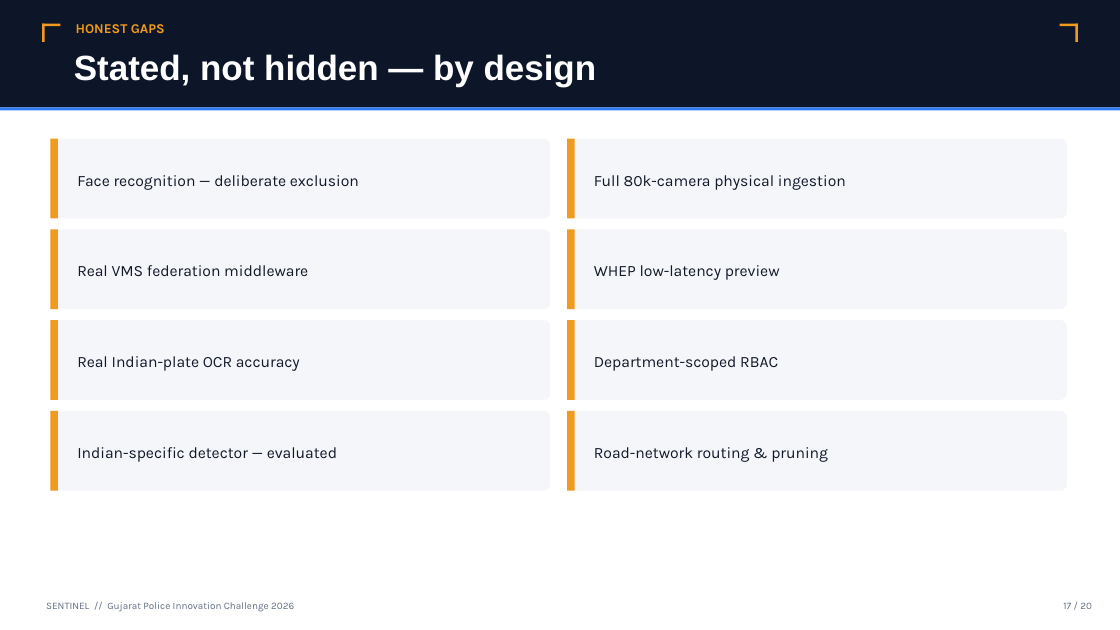
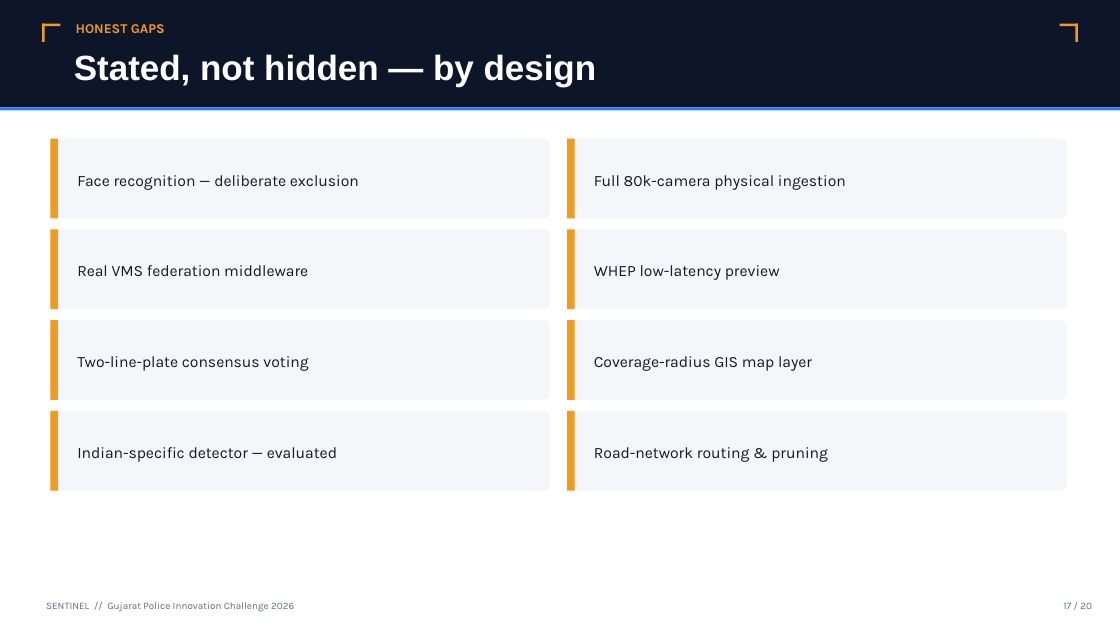
Before and after one commit to lekkalaharsha/sentinel-gujarat-police, a slide deck: slide 18 of Sentinel_Solution_Presentation.pptx. Drawn at 1120x630 pixels with LibreOffice and Linux fonts; fonts in the diff are those of the drawing. Boxes give left, top, right and bottom in pixels: in the first picture for what was removed or moved away, otherwise in the second. Text is boxed around its words. In the diff, an @@ line names an element or a change of style, - is before the commit and + after.

```diff
--- a/Sentinel_Solution_Presentation.pptx
+++ b/Sentinel_Solution_Presentation.pptx
@@ text at (77,356,308,371): text changed @@
-Real Indian-plate OCR accuracy
+Two-line-plate consensus voting
@@ text at (594,356,812,371): text changed @@
-Department-scoped RBAC
+Coverage-radius GIS map layer
```
Also in this commit, not shown: 2 other slides changed, 23 other files.
